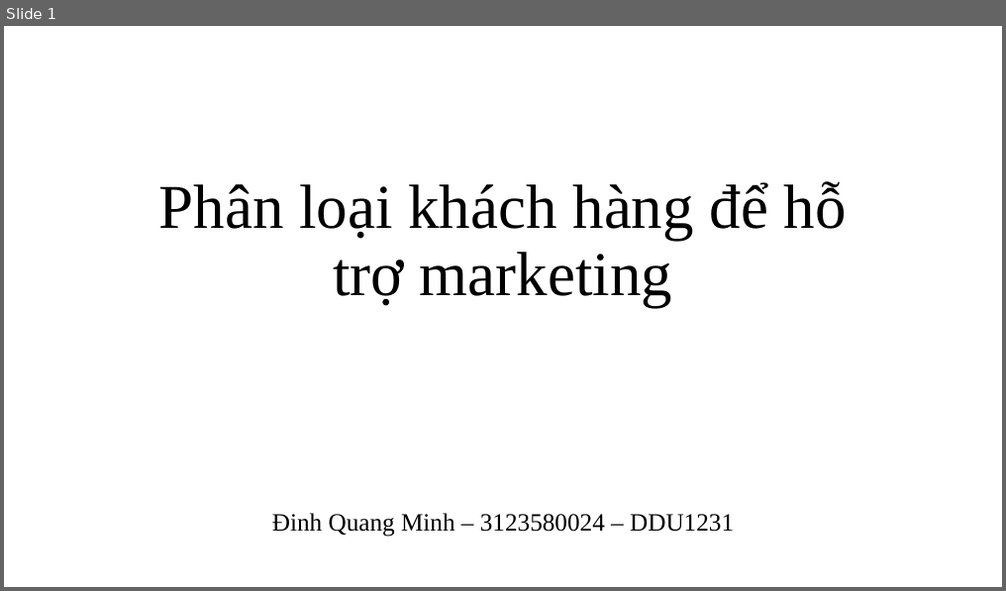
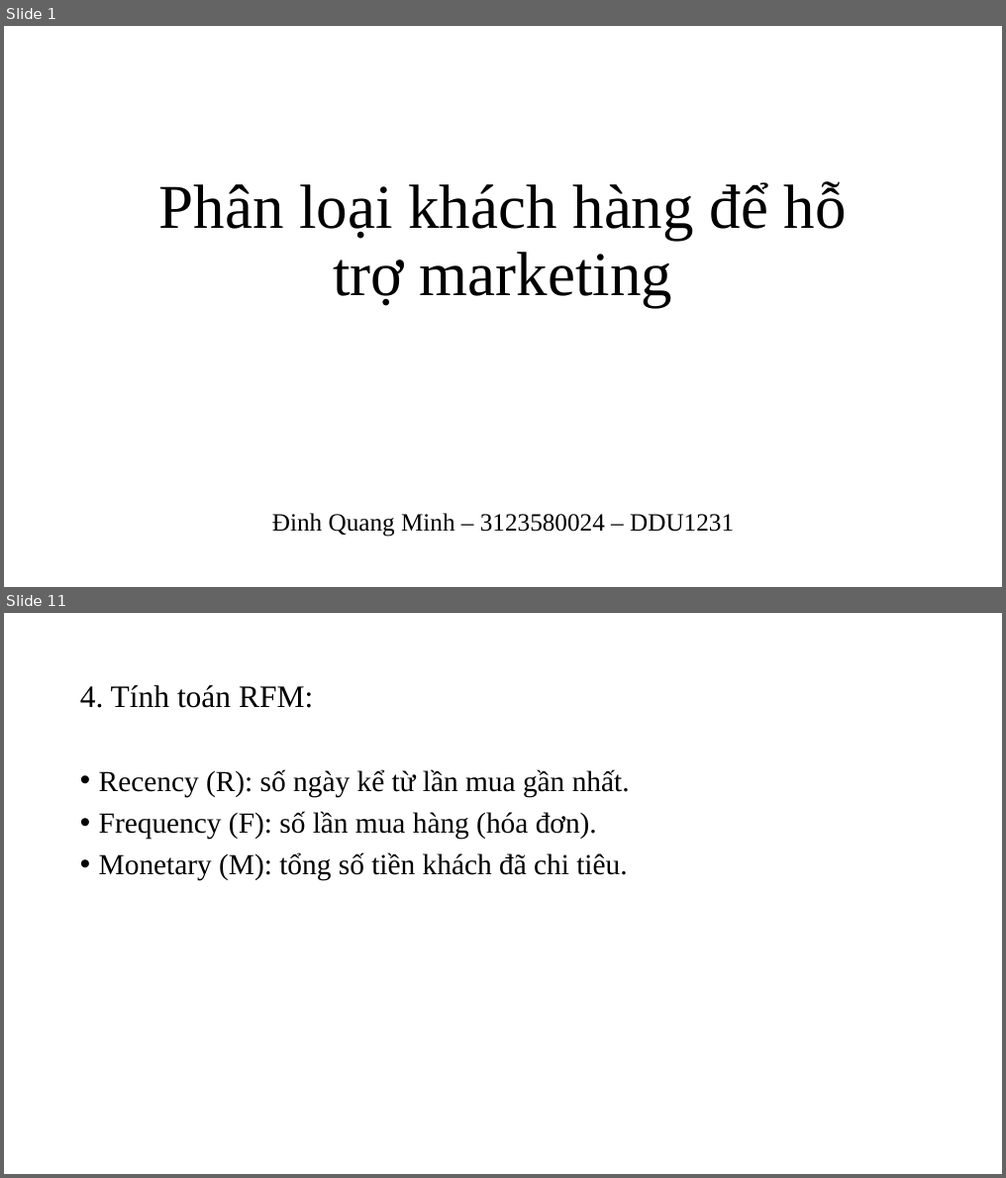
Before and after one commit to QuangMinh03042005/sgu25_kpdl, a slide deck: Lab02/online_retail.pptx. Shown one above the other, each under a label of ours: slide 1 before the commit, slides 1 and 11 after it; the slides between them are not shown. The pictures are 1006x591 and 1006x1178 pixels, drawn with LibreOffice and Linux fonts; fonts in the diff are those of the drawing. Boxes give left, top, right and bottom in pixels: in the first picture for what was removed or moved away, otherwise in the second. Text is boxed around its words. In the diff, an @@ line names an element or a change of style, - is before the commit and + after.

```diff
--- a/Lab02/online_retail.pptx
+++ b/Lab02/online_retail.pptx
@@ slide 11 added at (4,613,1002,1174), background #FFFFFF @@
@@ title added at (80,685,313,708), 30 pt, text #000000 @@
+4. Tính toán RFM:
@@ text added at (99,769,630,880), 28 pt, text #000000 @@
+• Recency (R): số ngày kể từ lần mua gần nhất.
+• Frequency (F): số lần mua hàng (hóa đơn).
+• Monetary (M): tổng số tiền khách đã chi tiêu.
```
Also in this commit, not shown: 1 slide changed, 22 other slides added, 2 other files.
